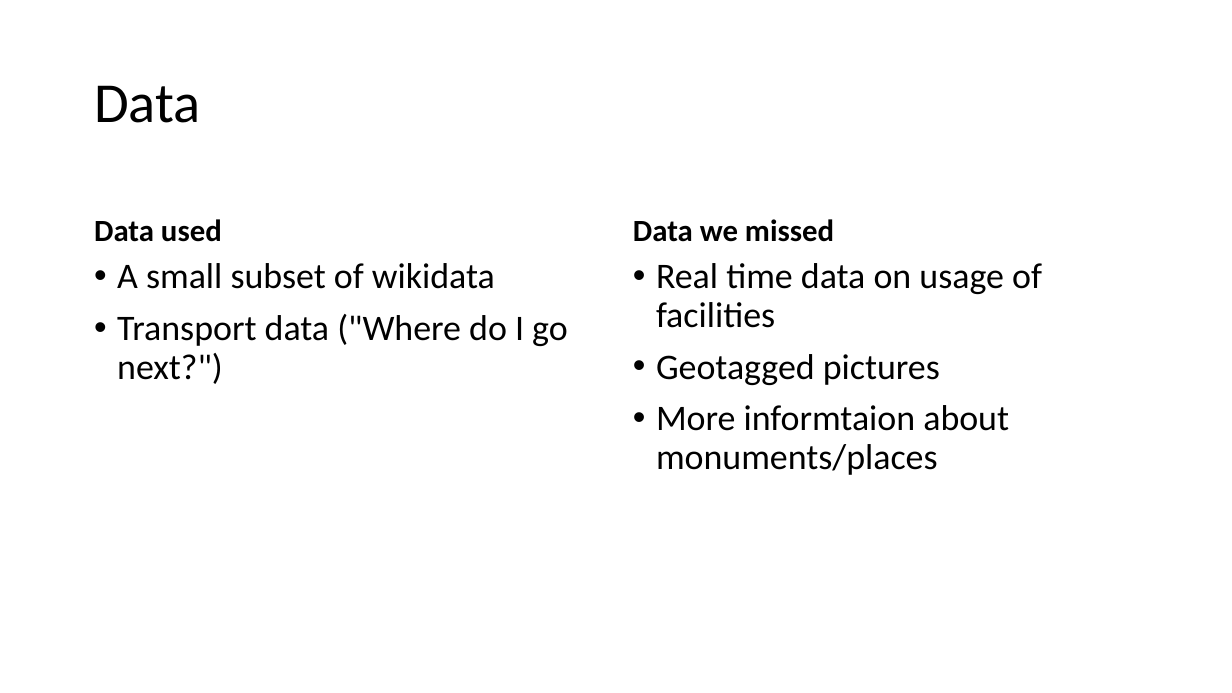
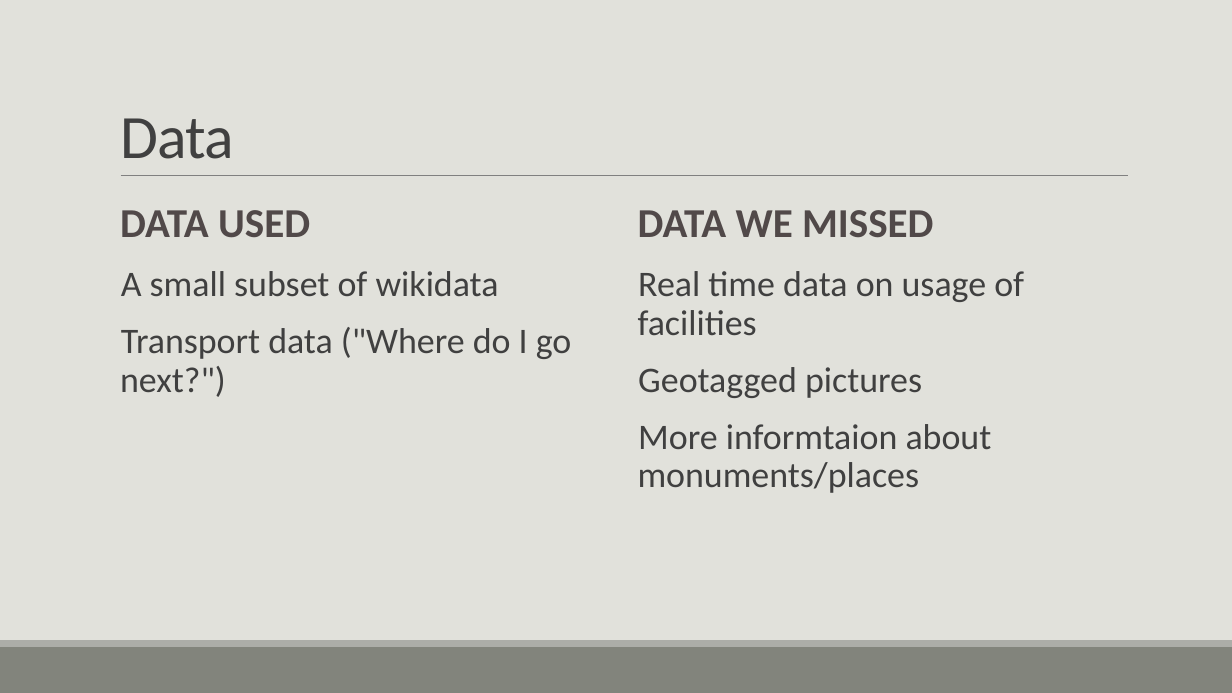
Before and after one commit to smart-arosa/smart-arosa, a slide deck: slide 6 of beacon.pptx. Drawn at 1232x693 pixels with LibreOffice and Linux fonts; fonts in the diff are those of the drawing. Boxes give left, top, right and bottom in pixels: in the first picture for what was removed or moved away, otherwise in the second. Text is boxed around its words. In the diff, an @@ line names an element or a change of style, - is before the commit and + after.

```diff
--- a/beacon.pptx
+++ b/beacon.pptx
@@ background #FFFFFF to #E1E1DB @@
@@ title "Data": place and size @@
-title "Data" at [94,85,201,123]
+title "Data" at [120,118,234,159]
@@ title "Data" at [120,118,234,159]: size 44 to 48 pt, text colour #000000 to #404040, letter spacing 0 to -0.5 pt; line spacing 0.9 to 0.85; vertical alignment middle to bottom @@
@@ line added from (121, 176) to (1128, 176), #808080 0.5 pt @@
@@ text "DATA USED" at [120,210,310,238]: vertical alignment bottom to middle @@
@@ text "DATA WE MISSED" at [638,210,934,237]: vertical alignment bottom to middle @@
@@ text at [120,210,310,238]: text changed; size 24 to 32 pt; text colour #000000 to #514949 @@
-Data used
+DATA USED
@@ text at [638,210,934,237]: text changed; size 24 to 32 pt; text colour #000000 to #514949 @@
-Data we missed
+DATA WE MISSED
@@ text "A small subset of wikidata" at [120,271,572,397]: text colour #000000 to #404040; bullet • to  ; more space between paragraphs @@
@@ text "A small subset of wikidata": place and size @@
-text "A small subset of wikidata" at [117,263,568,384]
+text "A small subset of wikidata" at [120,271,572,397]
@@ text "Real time data on usage ...": place and size @@
-text "Real time data on usage ..." at [656,263,1042,475]
+text "Real time data on usage ..." at [638,271,1024,493]
@@ text "Real time data on usage ..." at [638,271,1024,493]: text colour #000000 to #404040; bullet • to  ; more space between paragraphs @@
@@ rectangle added at [0,647,1232,693], fill #82847C @@
@@ rectangle added at [0,640,1232,647], fill #ACADA8 @@
```
Also in this commit, not shown: 7 other slides changed, 3 slides added, 6 slides removed.
